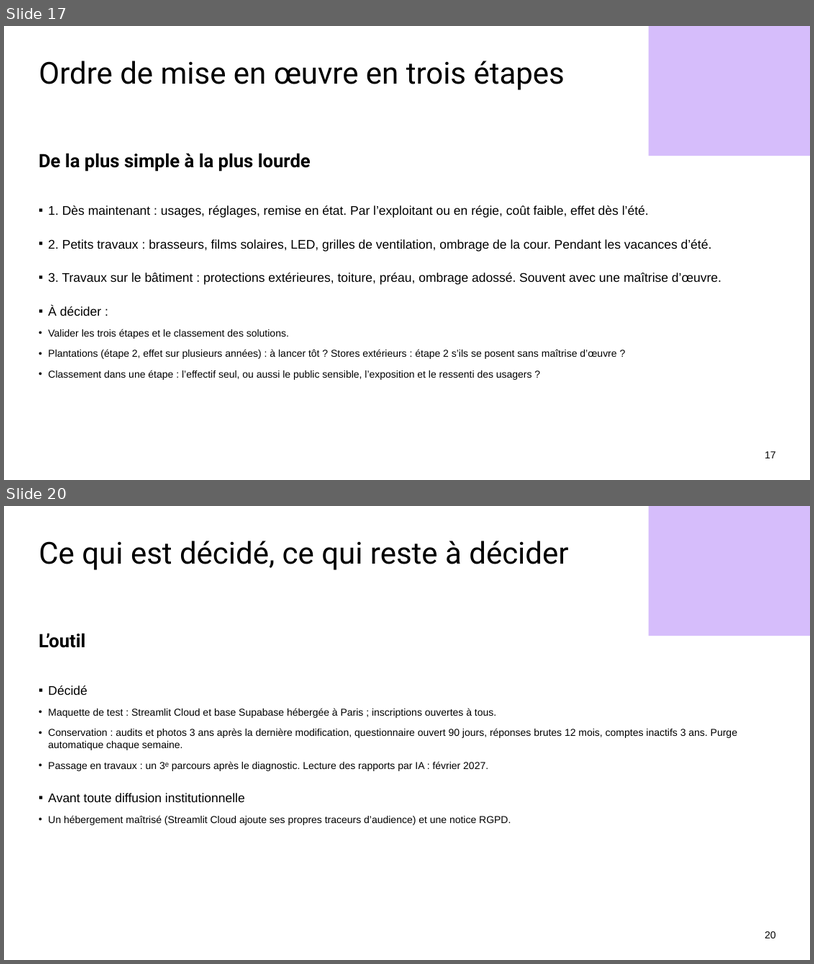
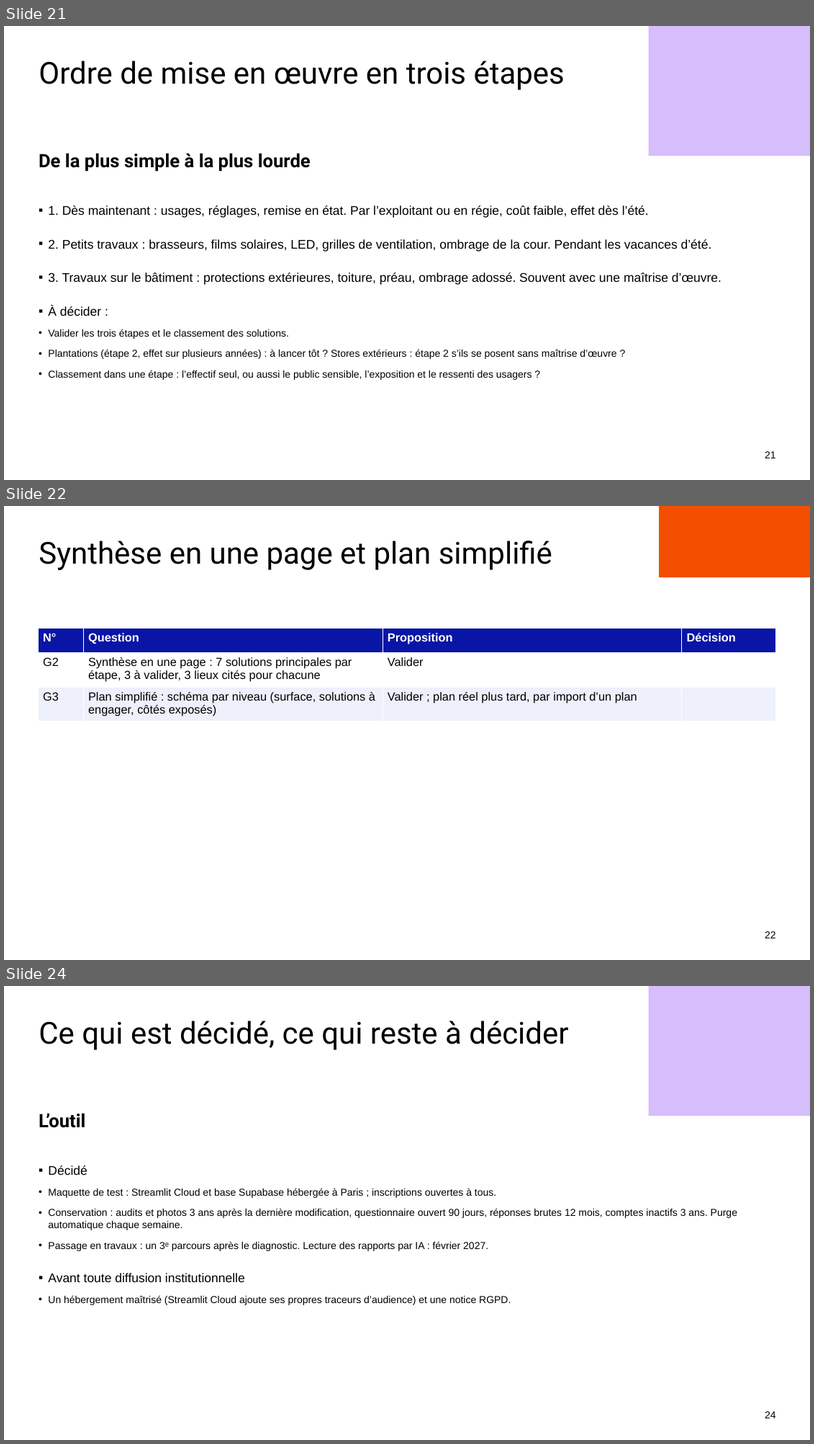
Before and after one commit to benjaminlallemand44/outilplancanicule_methodosurya, a slide deck: docs/presentation/Points_a_trancher_reunion.pptx. Shown one above the other, each under a label of ours: slides 17 and 20 before the commit, slides 21, 22 and 24 after it; the slides between them are not shown. The pictures are 814x964 and 814x1444 pixels, drawn with LibreOffice and Linux fonts; fonts in the diff are those of the drawing; background and template pictures are left out. Boxes give left, top, right and bottom in pixels: in the first picture for what was removed or moved away, otherwise in the second. Text is boxed around its words. In the diff, an @@ line names an element or a change of style, - is before the commit and + after.

```diff
--- a/docs/presentation/Points_a_trancher_reunion.pptx
+++ b/docs/presentation/Points_a_trancher_reunion.pptx
@@ slide 22 added at <box>4,506,810,960</box>, background #FFFFFF; not listed: 1 template element that a slide beside it also shows @@
@@ rectangle added at <box>660,506,810,577</box>, fill #F44F00 @@
@@ text added at <box>39,541,553,570</box>, 36 pt, text #000000 @@
+Synthèse en une page et plan simplifié
@@ table added at <box>38,628,776,719</box>, 3 rows, 4 columns @@
+N° | Question | Proposition | Décision
+G2 | Synthèse en une page : 7 solutions principales par étape, 3 à valider, 3 lieux cités pour chacune | Valider | 
+G3 | Plan simplifié : schéma par niveau (surface, solutions à engager, côtés exposés) | Valider ; plan réel plus tard, par import d’un plan | 
@@ rectangle added at <box>4,909,810,960</box>, fill #FFFFFF @@
@@ what was slide 17 is now slide 21 @@
@@ page number at <box>765,451,777,458</box>: text changed @@
-17
+21
@@ what was slide 20 is now slide 24 @@
@@ page number at <box>765,1411,777,1418</box>: text changed @@
-20
+24
```
Also in this commit, not shown: 9 slides changed, 2 other slides added, 1 other file.
